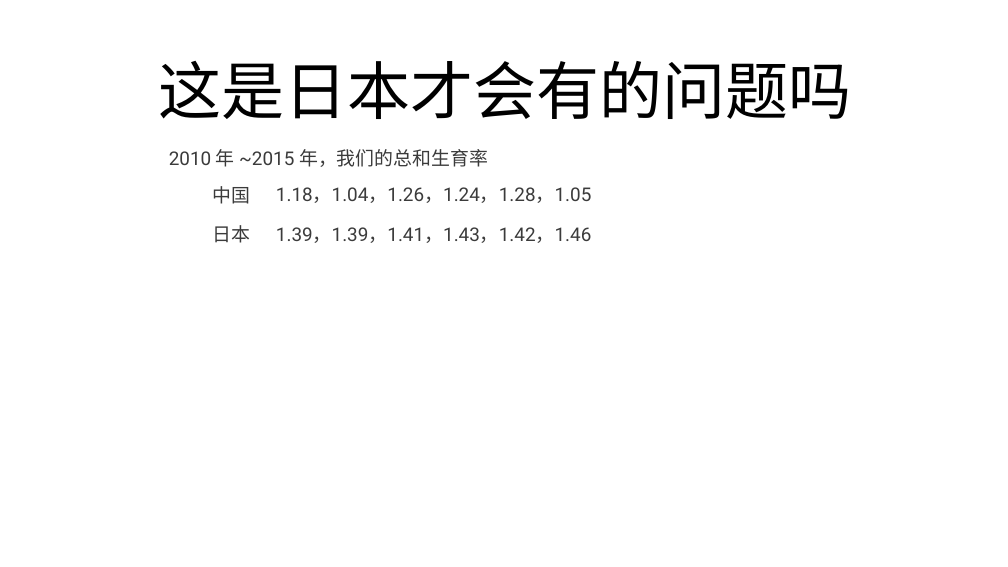
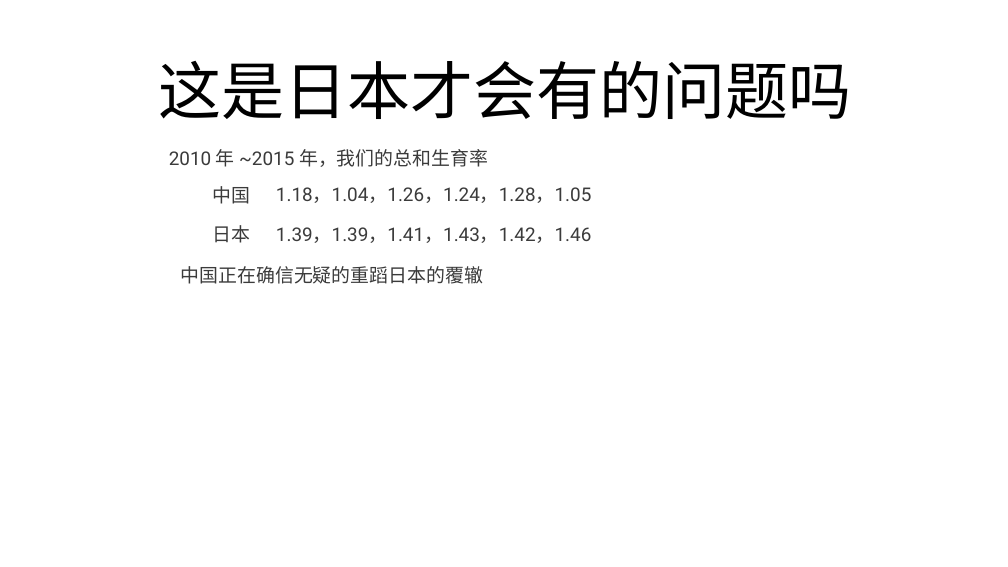
Before and after one commit to FredJiangFei/freetalk, a slide deck: slide 12 of 生娃是国家大事/sw - Copy.pptx. Drawn at 1008x567 pixels with LibreOffice and Linux fonts; fonts in the diff are those of the drawing. Boxes give left, top, right and bottom in pixels: in the first picture for what was removed or moved away, otherwise in the second. Text is boxed around its words. In the diff, an @@ line names an element or a change of style, - is before the commit and + after.

```diff
--- a/生娃是国家大事/sw - Copy.pptx
+++ b/生娃是国家大事/sw - Copy.pptx
@@ text added at bbox=[181, 266, 483, 284], 18 pt, text #3B3B3B @@
+中国正在确信无疑的重蹈日本的覆辙
```
Also in this commit, not shown: 2 other slides changed, 1 other file.
